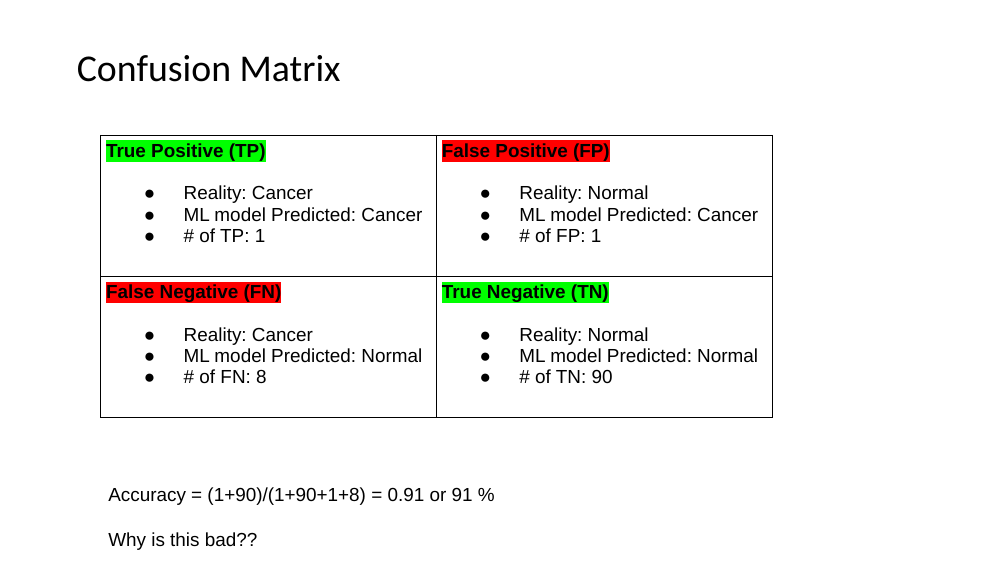
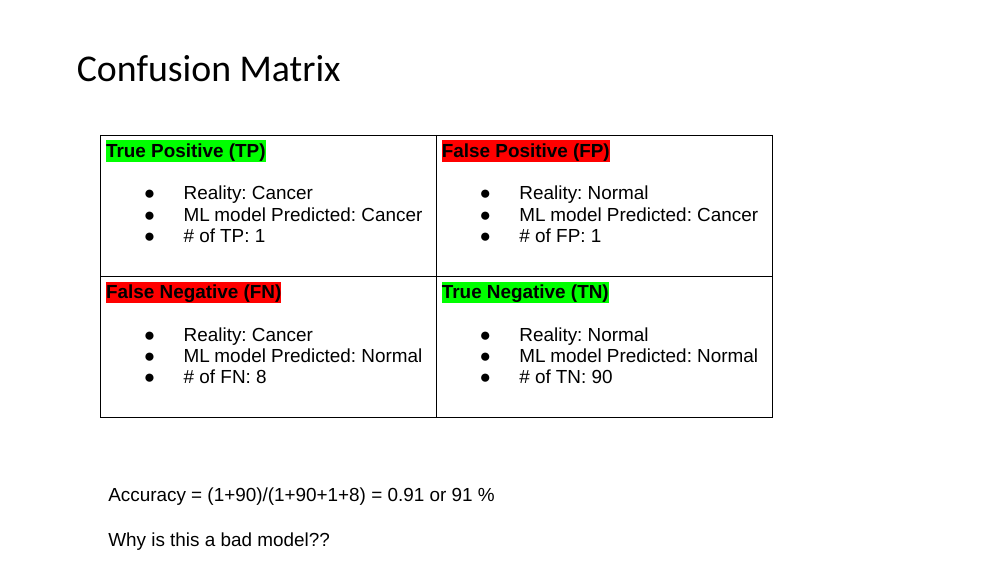
Before and after one commit to ICBI/AIMAHEAD_GU, a slide deck: slide 6 of Courses/ML_Concepts/Module_01_Introduction_to_Classification/Module_01_Introduction_to_Classification_04_ClassificationMetrics.pptx. Drawn at 1008x567 pixels with LibreOffice and Linux fonts; fonts in the diff are those of the drawing. Boxes give left, top, right and bottom in pixels: in the first picture for what was removed or moved away, otherwise in the second. Text is boxed around its words. In the diff, an @@ line names an element or a change of style, - is before the commit and + after.

```diff
--- a/Courses/ML_Concepts/Module_01_Introduction_to_Classification/Module_01_Introduction_to_Classification_04_ClassificationMetrics.pptx
+++ b/Courses/ML_Concepts/Module_01_Introduction_to_Classification/Module_01_Introduction_to_Classification_04_ClassificationMetrics.pptx
@@ text at (x1=108, y1=532, x2=329, y2=550): text changed @@
-Why is this bad??
+Why is this a bad model??
```
Also in this commit, not shown: 2 other slides changed, 11 other files.
